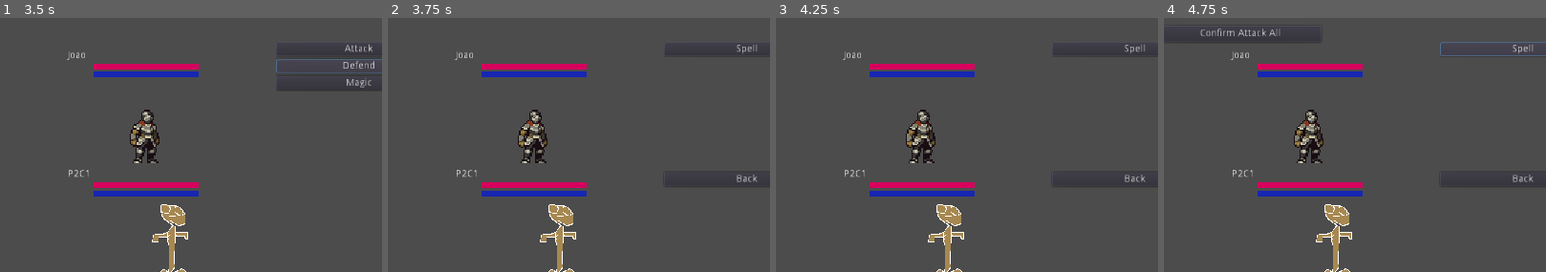
Above: before the commit, frames 1-4 (left to right).
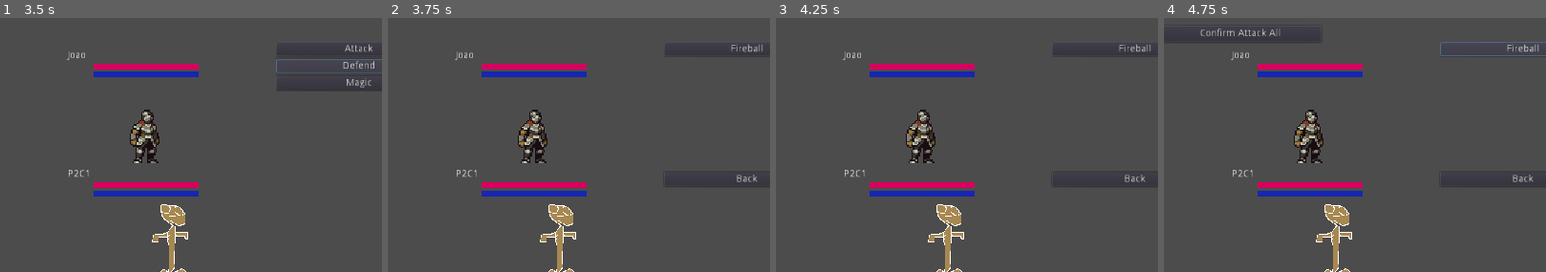
Above: after the commit, the same moments.

Repository: SiTOTG/Magic-Wars
Game: Godot game, scene res://Main.tscn
The game is run twice, just before and just after one commit, with the same random seed, the same clock (stepped at 60 frames per second) and the same inputs. The engine's default icon, where the game draws it, is replaced by a stand-in: a white triangle on a blue panel in a dark square.
Inputs (mouse positions are % of the whole screen's width and height, from its top left):
- Up to frame 1 (3.5 s): click "Attack" at 0.5 s; click (1, 1) at 1.27 s; click (1, 1) at 2.02 s; click "Defend" at 2.75 s
- Up to frame 2 (3.75 s): click "Magic" at 3.5 s
- Up to frame 3 (4.25 s): no input
- Up to frame 4 (4.75 s): click (87, 6) at 4.25 s, where only the run before the commit has a clickable "Spell"
The pictures show only the part of the screen within x 40-90%, y 0-50%; the shares and areas given below are measured in that part.

Frame 1 is identical in both runs. In frame 2, 0.1% of the frame differs, in the area x 89-98%, y 10-15%; in frame 3, 0.1%; in frame 4, 0.1%.

Commit message:
Add Fireball (WiP)

Diff:
--- a/Actions/Spells/DummySpell.tres
+++ /dev/null
@@ -1,22 +0,0 @@
-[gd_resource type="Resource" load_steps=6 format=2]
-
-[ext_resource path="res://Actions/Spells/SpellAction.gd" type="Script" id=1]
-[ext_resource path="res://Actions/Selectors/AllTargetSelector.gd" type="Script" id=2]
-[ext_resource path="res://Actions/Selectors/Targets/Enemy.gd" type="Script" id=3]
-
-[sub_resource type="Resource" id=1]
-script = ExtResource( 3 )
-
-[sub_resource type="Resource" id=2]
-script = ExtResource( 2 )
-exclude = [  ]
-include = [ SubResource( 1 ) ]
-should_confirm = true
-
-[resource]
-script = ExtResource( 1 )
-selector = SubResource( 2 )
-active = false
-action_name = "Spell"
-spell_animation = "Spell"
-manacost = 10
--- /dev/null
+++ b/Actions/Spells/Fireball/Fireball.gd
@@ -0,0 +1,11 @@
+extends SpellAction
+
+func do_apply_action(targets):
+	.do_apply_action(targets)
+	var origin = turn_order.current_turn as CharacterNode
+	origin.animation_player.play("Special")
+	origin.animation_player.queue("Attack")
+	origin.animation_player.queue("Idle")
+	for character in targets:
+		origin.attack(character)
+	pass
--- /dev/null
+++ b/Actions/Spells/Fireball/Fireball.tres
@@ -0,0 +1,22 @@
+[gd_resource type="Resource" load_steps=6 format=2]
+
+[ext_resource path="res://Actions/Selectors/AllTargetSelector.gd" type="Script" id=1]
+[ext_resource path="res://Actions/Selectors/Targets/Enemy.gd" type="Script" id=2]
+[ext_resource path="res://Actions/Spells/Fireball/Fireball.gd" type="Script" id=3]
+
+[sub_resource type="Resource" id=1]
+script = ExtResource( 2 )
+
+[sub_resource type="Resource" id=2]
+script = ExtResource( 1 )
+exclude = [  ]
+include = [ SubResource( 1 ) ]
+should_confirm = true
+
+[resource]
+script = ExtResource( 3 )
+selector = SubResource( 2 )
+active = false
+action_name = "Fireball"
+spell_animation = "Spell"
+manacost = 10
--- a/Actions/Spells/SpellAction.gd
+++ b/Actions/Spells/SpellAction.gd
@@ -11,8 +11,3 @@
 func do_apply_action(targets):
 	var origin = turn_order.current_turn as CharacterNode
 	origin.mp -= manacost
-	origin.animation_player.play("Special")
-	origin.animation_player.queue("Attack")
-	origin.animation_player.queue("Idle")
-	for character in targets:
-		origin.attack(character)
--- a/Character/Special/Magic/MagicNode.gd
+++ b/Character/Special/Magic/MagicNode.gd
@@ -5,7 +5,7 @@
 func _ready():
 	action.action_name = "Magic"
 	#action.add_option(load("res://Actions/DummyAttackAll.tres").duplicate(true))
-	action.add_option(load("res://Actions/Spells/DummySpell.tres").duplicate(true))
+	action.add_option(load("res://Actions/Spells/Fireball/Fireball.tres").duplicate(true))
 
 func get_action():
 	return action
--- /dev/null
+++ b/World/Effects/Effect.gd
@@ -0,0 +1,4 @@
+extends AnimatedSprite
+
+func animate():
+	pass
--- /dev/null
+++ b/World/Effects/Effect.tscn
@@ -0,0 +1,14 @@
+[gd_scene load_steps=2 format=2]
+
+[sub_resource type="SpriteFrames" id=1]
+resource_local_to_scene = true
+animations = [ {
+"frames": [  ],
+"loop": true,
+"name": "Animate",
+"speed": 5.0
+} ]
+
+[node name="Node2D" type="AnimatedSprite"]
+frames = SubResource( 1 )
+animation = "Animate"
Binary file added: Assets/spells/fireball.png
Not shown, added: Assets/spells/fireball.png.import
